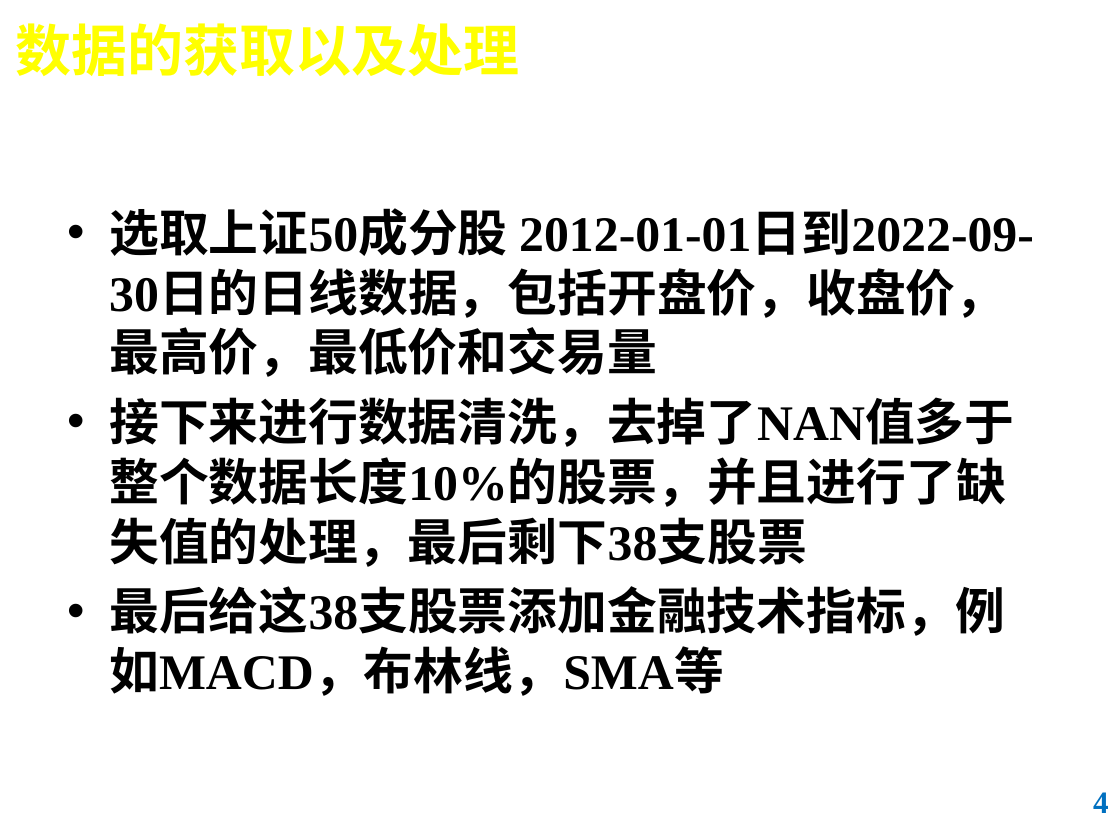
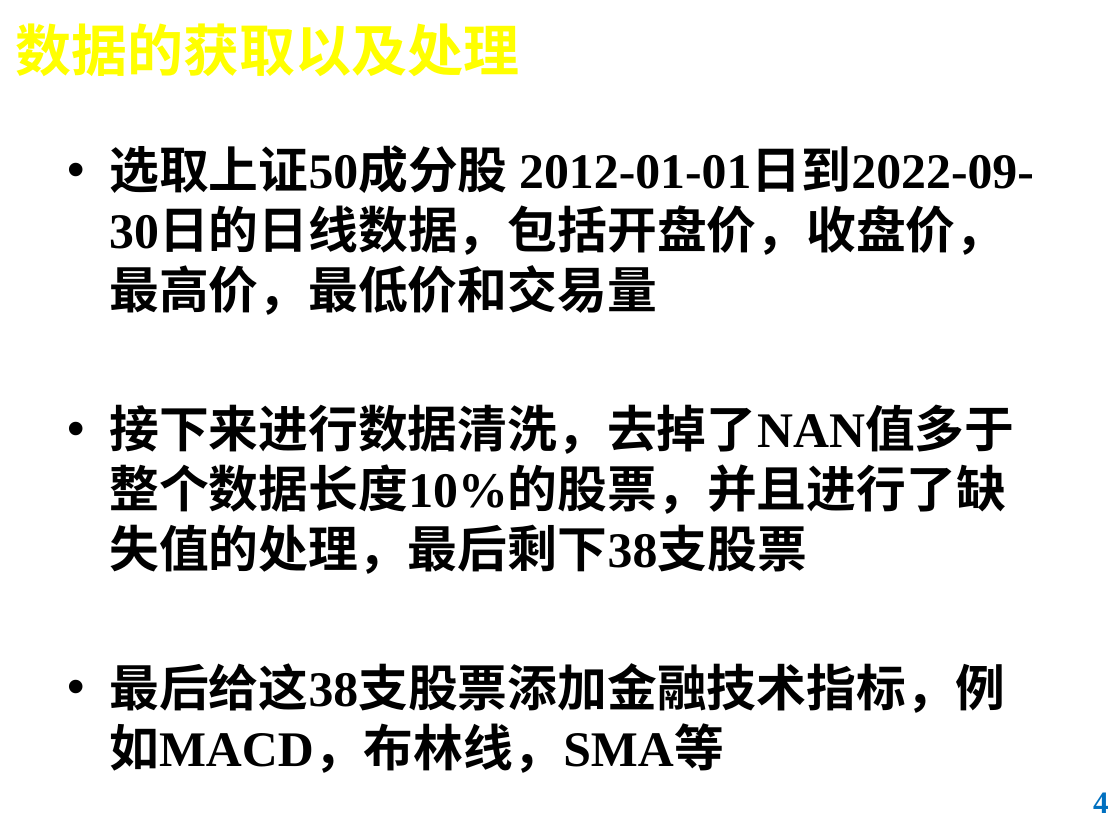
Before and after one commit to QYQSDTC/Reinforcement-Learning-in-Quantitative-Finance, a slide deck: slide 4 of 第43组_强化学习在量化金融中的应用.pptx. Drawn at 1120x840 pixels with LibreOffice and Linux fonts; fonts in the diff are those of the drawing; background and template pictures are left out. Boxes give left, top, right and bottom in pixels: in the first picture for what was removed or moved away, otherwise in the second. Text is boxed around its words. In the diff, an @@ line names an element or a change of style, - is before the commit and + after.

```diff
--- a/第43组_强化学习在量化金融中的应用.pptx
+++ b/第43组_强化学习在量化金融中的应用.pptx
@@ text "选取上证50成分股 2012-01-01日到2022-09-30日的日线数据，包括开盘价，收盘价，最高价，最低价和交易量" rewrapped from (109,208,1034,696) to (109,145,1034,713) @@
```
Also in this commit, not shown: 3 other slides changed, 1 slide added, 3 other files.
